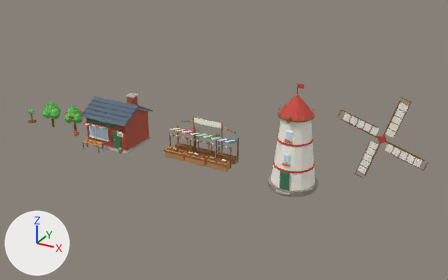
One commit to the glTF model public/models/buildings/farm-valley.glb: the scene before it, then after it.
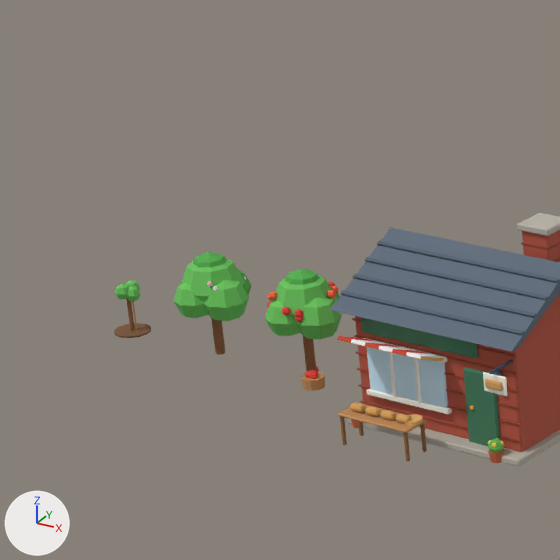
Each version appears first whole from a 50 mm camera at (240.7, -47.0, 26.5) aimed at (214.6, 0.5, 2.7), and next in a close-up on the part from 0% to 30% of the width and 15% to 63% of the height. The axes (+X, +Y, +Z) are drawn at lower left. The lights are the same throughout. The older version's two pictures come first. Where no turn or scale is listed for an object, it has been applied to the vertices. Vertices at exactly the same position are counted once.

Before the edit, the objects in view are built like this:
```python
me_fm_apple_1_mesh = bpy.data.meshes.new('fm_apple_1_mesh')
me_fm_apple_1_mesh.from_pydata(...)  # 124 vertices, 220 faces; spans x -0.5..0.5, y -0.5..0.5, z -0.725..0.725
me_fm_apple_1_mesh.materials.append(mat_toy)
me_fm_apple_2_mesh = bpy.data.meshes.new('fm_apple_2_mesh')
me_fm_apple_2_mesh.from_pydata(...)  # 366 vertices, 656 faces; spans x -1.16..1.16, y -1.05..1.05, z -1.45..1.45
me_fm_apple_2_mesh.materials.append(mat_toy)
me_fm_apple_3_mesh = bpy.data.meshes.new('fm_apple_3_mesh')
me_fm_apple_3_mesh.from_pydata(...)  # 660 vertices, 1192 faces; spans x -0.77..0.77, y -0.7..0.7, z -1.0..1.0
me_fm_apple_3_mesh.materials.append(mat_toy)
me_fm_bakery_mesh = bpy.data.meshes.new('fm_bakery_mesh')
me_fm_bakery_mesh.from_pydata(...)  # 1378 vertices, 2516 faces; spans x -2.8..2.8, y -3.0..3.0, z -2.62..2.62
me_fm_bakery_mesh.materials.append(mat_toy)
ob_fm_apple_1_mesh = bpy.data.objects.new('fm_apple_1_mesh', me_fm_apple_1_mesh)
ob_fm_apple_1_mesh.location = (190.0, 0.0, 0.73)
ob_fm_apple_2_mesh = bpy.data.objects.new('fm_apple_2_mesh', me_fm_apple_2_mesh)
ob_fm_apple_2_mesh.location = (193.21, 0.0, 1.45)
ob_fm_apple_3_mesh = bpy.data.objects.new('fm_apple_3_mesh', me_fm_apple_3_mesh)
ob_fm_apple_3_mesh.parent = ob_fm_apple_3
ob_fm_apple_3_mesh.location = (0.01, 0.0, 1.49)
ob_fm_apple_3_mesh.scale = (1.51, 1.51, 1.51)
ob_fm_bakery_mesh = bpy.data.objects.new('fm_bakery_mesh', me_fm_bakery_mesh)
ob_fm_bakery_mesh.location = (202.0, -0.1, 2.62)
```
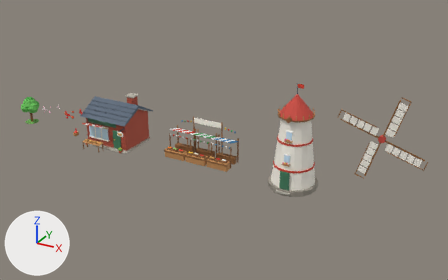
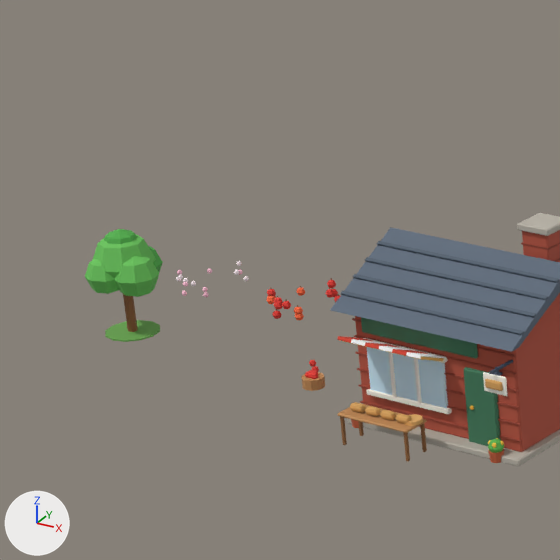
Where the change shows, as pixel boxes (x1, y1, x2, y2) in the close-ups (560 x 560 px):
'fm_apple_tree_mesh', added (green)
    after: (85, 229, 163, 342)
'fm_apple_3_mesh', reshaped, moved, rescaled (7% shorter)
    before: (265, 269, 342, 391)
    after: (266, 278, 340, 391)
'fm_apple_2_mesh', deleted (green)
    before: (173, 252, 252, 355)
'fm_apple_1_mesh', deleted
    before: (114, 280, 151, 338)
'fm_apple_blossom_mesh', added
    after: (176, 261, 249, 297)
part 1 of me_fm_apple_3_mesh, added
    after: (296, 287, 305, 296)
part 2 of me_fm_apple_3_mesh, added
    after: (327, 280, 336, 288)
part 3 of me_fm_apple_3_mesh, added
    after: (267, 289, 276, 296)
part 4 of me_fm_apple_3_mesh, added
    after: (274, 303, 283, 310)
part 5 of me_fm_apple_3_mesh, added
    after: (282, 301, 291, 309)
part 6 of me_fm_apple_3_mesh, added
    after: (294, 307, 303, 314)
part 7 of me_fm_apple_3_mesh, added
    after: (272, 310, 282, 319)
part 8 of me_fm_apple_3_mesh, added
    after: (266, 296, 275, 304)
part 9 of me_fm_apple_3_mesh, added
    after: (326, 289, 335, 298)
part 10 of me_fm_apple_3_mesh, added
    after: (295, 313, 304, 321)
part 11 of me_fm_apple_3_mesh, added
    after: (274, 297, 283, 303)
part 12 of me_fm_apple_3_mesh, deleted (green)
    before: (265, 269, 342, 377)

What changed in the scene script:
```text
Change me_fm_apple_3_mesh:
    used by ob_fm_apple_3_mesh; parent = ob_fm_apple_3; location = (0.01, 0.0, 1.49); scale = (1.51, 1.51, 1.51)
    remove me_fm_apple_3_mesh.from_pydata(...)  # 660 vertices, 1192 faces; spans x -0.77..0.77, y -0.7..0.7, z -1.0..1.0
    add me_fm_apple_3_mesh.from_pydata(...)  # 576 vertices, 1004 faces; spans x -0.7..0.7, y -0.72..0.72, z -1.0..1.0
    me_fm_apple_3_mesh part 1: a new loose piece, a UV sphere (6 segments, 4 rings, poles along z) spanning x -0.56..-0.4, y 0.43..0.62, z 0.49..0.68, in mat_toy
    me_fm_apple_3_mesh part 2: a new loose piece, a UV sphere (6 segments, 4 rings, poles along z) spanning x 0.25..0.41, y 0.48..0.66, z 0.79..0.97, in mat_toy
    me_fm_apple_3_mesh part 3: a new loose piece, a UV sphere (6 segments, 4 rings, poles along z) spanning x -0.62..-0.46, y -0.34..-0.16, z 0.71..0.89, in mat_toy
    me_fm_apple_3_mesh part 4: a new loose piece, a UV sphere (6 segments, 4 rings, poles along z) spanning x -0.13..0.03, y -0.69..-0.51, z 0.66..0.84, in mat_toy
    me_fm_apple_3_mesh part 5: a new loose piece, a UV sphere (6 segments, 4 rings, poles along z) spanning x 0.07..0.23, y -0.67..-0.49, z 0.7..0.88, in mat_toy
    me_fm_apple_3_mesh part 6: a new loose piece, a UV sphere (6 segments, 4 rings, poles along z) spanning x 0.31..0.47, y -0.61..-0.43, z 0.59..0.78, in mat_toy
    me_fm_apple_3_mesh part 7: a new loose piece, a UV sphere (6 segments, 4 rings, poles along z) spanning x -0.17..-0.01, y -0.72..-0.53, z 0.46..0.64, in mat_toy
    me_fm_apple_3_mesh part 8: a new loose piece, a UV sphere (6 segments, 4 rings, poles along z) spanning x -0.42..-0.26, y -0.58..-0.39, z 0.68..0.86, in mat_toy
    me_fm_apple_3_mesh part 9: a new loose piece, a UV sphere (6 segments, 4 rings, poles along z) spanning x 0.54..0.7, y 0.09..0.27, z 0.77..0.96, in mat_toy
    me_fm_apple_3_mesh part 10: a new loose piece, a UV sphere (6 segments, 4 rings, poles along z) spanning x 0.32..0.48, y -0.62..-0.43, z 0.48..0.67, in mat_toy
    me_fm_apple_3_mesh part 11: a new loose piece, a UV sphere (6 segments, 4 rings, poles along z) spanning x -0.15..0.01, y -0.66..-0.48, z 0.72..0.91, in mat_toy
    me_fm_apple_3_mesh part 12: 27 loose pieces with 556 vertices, spanning x -0.77..0.77, y -0.7..0.7, z -1.0..1.0, are deleted
    other edits to the shape of me_fm_apple_3_mesh do not show in these pictures
Remove ob_fm_apple_1_mesh:
    ob_fm_apple_1_mesh = bpy.data.objects.new('fm_apple_1_mesh', me_fm_apple_1_mesh)
Remove ob_fm_apple_2_mesh:
    ob_fm_apple_2_mesh = bpy.data.objects.new('fm_apple_2_mesh', me_fm_apple_2_mesh)
Change ob_fm_apple_3_mesh:
    ob_fm_apple_3_mesh.location: (0.01, 0.0, 1.49) -> (-0.0345, -0.0714, 1.282)
    ob_fm_apple_3_mesh.scale: (1.51, 1.51, 1.51) -> (1.3, 1.3, 1.3)
Add ob_fm_apple_tree_mesh:
    ob_fm_apple_tree_mesh = bpy.data.objects.new('fm_apple_tree_mesh', me_fm_apple_tree_mesh)  # 220 vertices, 400 faces; spans x -1.16..1.16, y -1.05..1.05, z -1.5..1.5
    ob_fm_apple_tree_mesh.location = (190.01, 0.0, 1.5)
Add ob_fm_apple_blossom_mesh:
    ob_fm_apple_blossom_mesh = bpy.data.objects.new('fm_apple_blossom_mesh', me_fm_apple_blossom_mesh)  # 238 vertices, 420 faces; spans x -0.88..0.88, y -0.88..0.88, z -0.3..0.3
    ob_fm_apple_blossom_mesh.location = (193.17, -0.06, 2.21)
```
